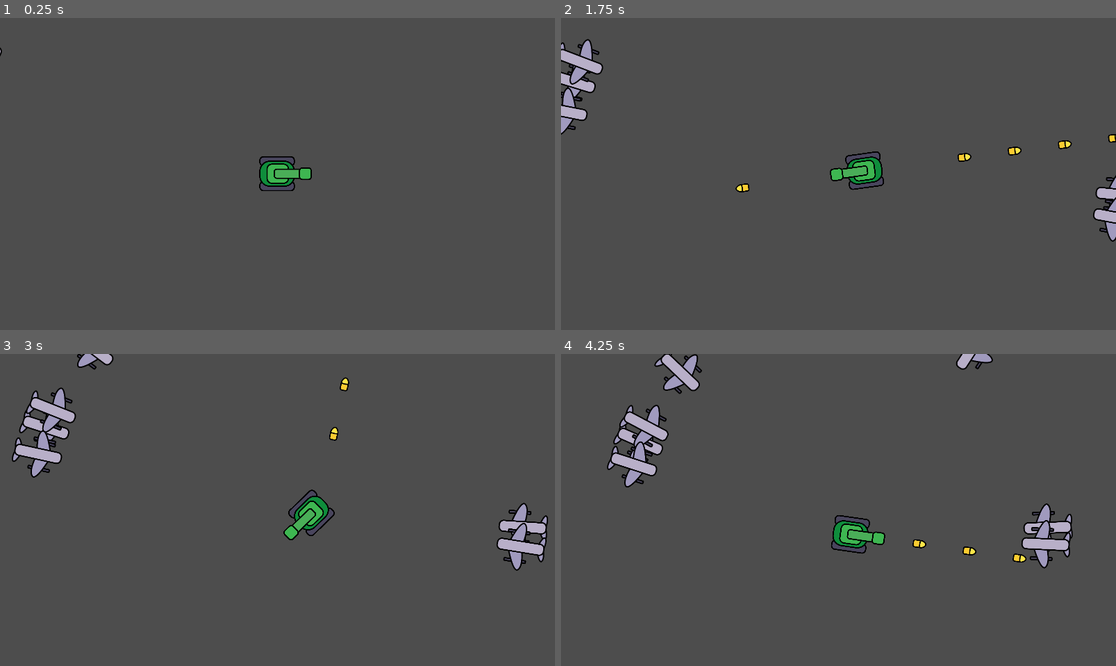
Above: before the commit, frames 1-4 (two rows, left to right).
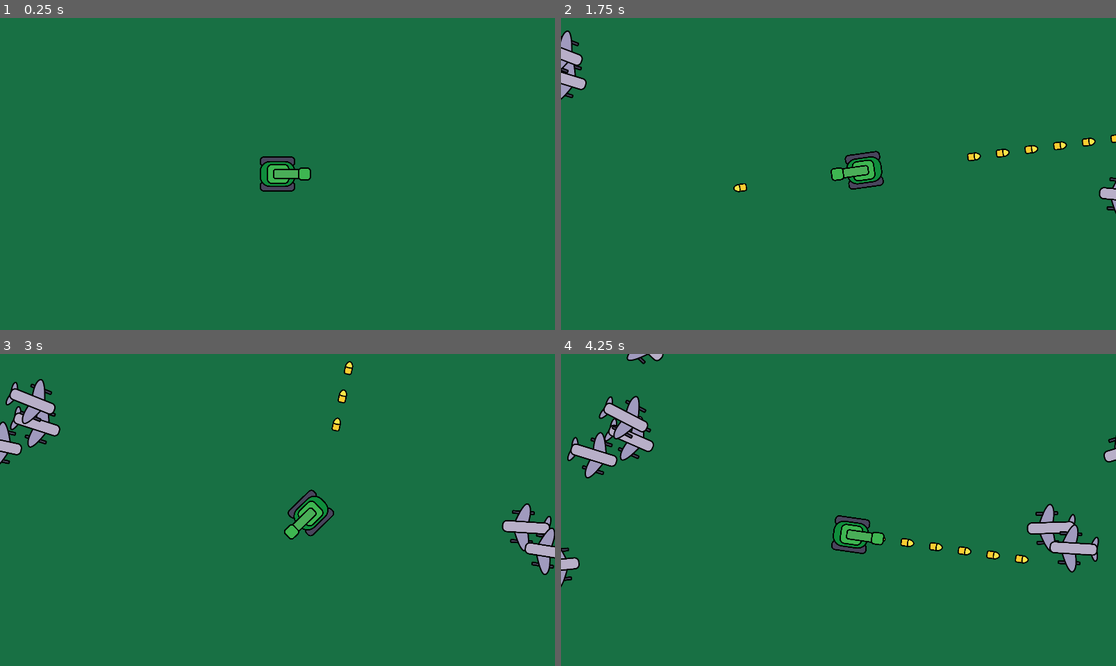
Above: after the commit, the same moments.

Repository: Trulle1234/orion-game-numero-dos
Game: Godot game, scene res://scenes/level.tscn
Two runs of this game, one before a commit and one after it. Both use one fixed random seed, a clock stepped at 60 frames per second and the inputs below.
Inputs (mouse positions are in pixels of both pictures, inside the frame that each line leads up to):
- Up to frame 1 (0.25 s): no input
- Up to frame 2 (1.75 s): tap Enter at 0.5 s; move the mouse to (960, 158) at 0.52 s; hold Right 0.53-1.28 s; hold Space (shoot) 0.53-1.28 s; move the mouse to (727, 189) at 1.27 s; hold S (down) from 1.28 s (still down); tap Space (shoot) at 1.35 s
- Up to frame 3 (3 s): move the mouse to (333, 441) at 2.02 s; release S (down) at 2.03 s; hold Right 2.03-2.78 s; hold Space (shoot) 2.03-2.78 s; tap Alt at 2.1 s; move the mouse to (249, 572) at 2.77 s; hold W (up) from 2.78 s (still down); tap Shift at 2.85 s
- Up to frame 4 (4.25 s): tap Space (shoot) at 3.05 s; move the mouse to (1005, 556) at 3.52 s; release W (up) at 3.53 s; hold Left from 3.53 s (still down); hold Space (shoot) from 3.53 s (still down)

The runs differ from the first frame. In frame 1, 99% of the frame differs, in the area x 0-100%, y 0-100%; in frame 2, 99%; in frame 3, 98%; in frame 4, 99%.

Commit message:
a start on waves

Diff:
--- a/project.godot
+++ b/project.godot
@@ -56,3 +56,4 @@
 [rendering]
 
 rendering_device/driver.windows="d3d12"
+environment/defaults/default_clear_color=Color(0.09239999, 0.44, 0.2662, 1)
--- a/scenes/enemy.tscn
+++ b/scenes/enemy.tscn
@@ -9,13 +9,14 @@
 
 [sub_resource type="CapsuleShape2D" id="CapsuleShape2D_4ra3w"]
 radius = 62.0
-height = 150.0
+height = 158.0
 
 [node name="Enemy" type="CharacterBody2D" unique_id=1022806793]
 collision_layer = 2
 script = ExtResource("1_4gyqm")
 
 [node name="Body" type="Sprite2D" parent="." unique_id=897146031]
+z_index = 1
 position = Vector2(1.9073486e-06, -4.7683716e-07)
 scale = Vector2(0.36730763, 0.36730772)
 texture = ExtResource("2_md0e3")
--- a/scenes/player.tscn
+++ b/scenes/player.tscn
@@ -2,14 +2,15 @@
 
 [ext_resource type="Script" uid="uid://80kl10p8d3vr" path="res://scrips/player.gd" id="1_onrkg"]
 [ext_resource type="Texture2D" uid="uid://ws85ss5veam3" path="res://assets/tank.png" id="2_g2els"]
+[ext_resource type="Texture2D" uid="uid://b8oj4niuf0ax4" path="res://assets/cannon.png" id="3_qhqgy"]
 
 [sub_resource type="CapsuleShape2D" id="CapsuleShape2D_qhqgy"]
 radius = 36.0
 height = 102.0
 
-[sub_resource type="CapsuleShape2D" id="CapsuleShape2D_dqkch"]
+[sub_resource type="CapsuleShape2D" id="CapsuleShape2D_g2els"]
 radius = 51.0
-height = 116.0
+height = 124.0
 
 [node name="Player" type="CharacterBody2D" unique_id=1499441316]
 z_index = 1
@@ -17,12 +18,18 @@
 script = ExtResource("1_onrkg")
 
 [node name="Body" type="Sprite2D" parent="." unique_id=771225576]
-position = Vector2(28, -1)
+position = Vector2(-1.9073486e-06, 0)
 scale = Vector2(0.35654238, 0.3565424)
 texture = ExtResource("2_g2els")
 
+[node name="Cannon" type="Sprite2D" parent="." unique_id=160578624]
+z_index = 2
+position = Vector2(50, 5.9604645e-08)
+scale = Vector2(0.357, 0.357)
+texture = ExtResource("3_qhqgy")
+
 [node name="BulletStart" type="Node2D" parent="." unique_id=1295075917]
-position = Vector2(90, -2)
+position = Vector2(98, 0)
 
 [node name="CollisionShape2D" type="CollisionShape2D" parent="." unique_id=1656051852]
 rotation = 1.5707964
@@ -31,6 +38,6 @@
 [node name="KillBox" type="Area2D" parent="." unique_id=1987320295]
 collision_mask = 2
 
-[node name="CollisionShape2D" type="CollisionShape2D" parent="KillBox" unique_id=1426337569]
+[node name="CollisionShape2D" type="CollisionShape2D" parent="KillBox" unique_id=1475804395]
 rotation = 1.5707964
-shape = SubResource("CapsuleShape2D_dqkch")
+shape = SubResource("CapsuleShape2D_g2els")
--- a/scrips/enemy_spawner.gd
+++ b/scrips/enemy_spawner.gd
@@ -3,8 +3,14 @@
 var enemy_scene = preload("res://scenes/enemy.tscn")
 
 func _ready() -> void:
-	for i in range(10):
+	for i in range(16):
+		Level.wave = 1
 		spawn_enemy_in_circle()
+		await get_tree().create_timer(0.2).timeout
+
+func _physics_process(delta: float) -> void:
+	if get_tree().get_node_count_in_group("enemy") == 0 and Level.wave > 0:
+		print("wave compleate")
 
 func spawn_enemy_in_circle():
 	var enemy = enemy_scene.instantiate()
--- a/scrips/level.gd
+++ b/scrips/level.gd
@@ -3,11 +3,13 @@
 var player_speed = 200
 var strength = 1
 
-var shoot_cooldown = 0.2
+var shoot_cooldown = 0.1
 var shoot_timer = shoot_cooldown
 
 const damage_cooldown = 0.5
 var damage_timer = 0
 
-var enemy_spawn_radius = 1150
+var enemy_spawn_radius = 1120
 var enemy_speed = 100
+
+var wave = 0
Binary file added: assets/cannon.png
Not shown, added: assets/cannon.png.import
Binary file changed: assets/tank.png
